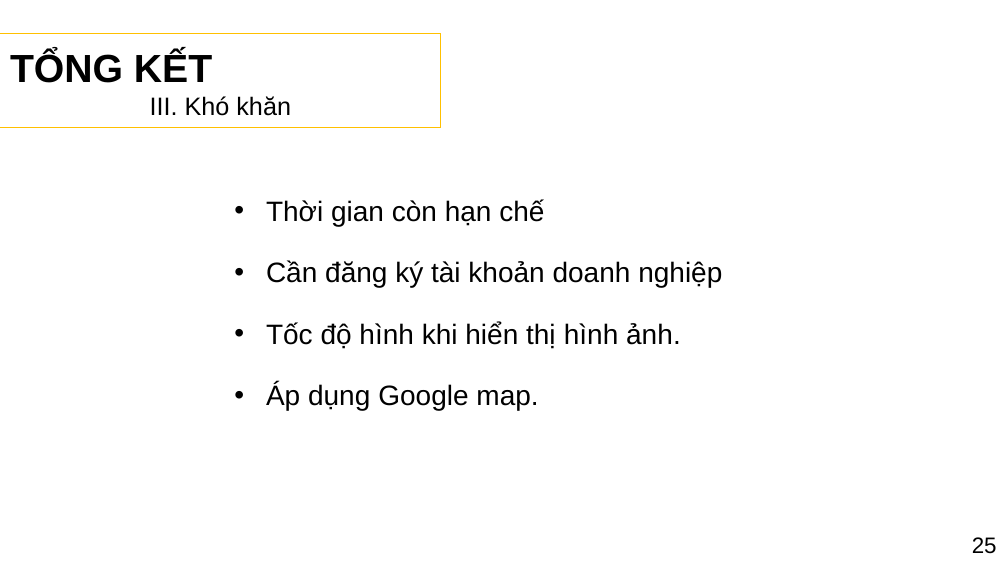
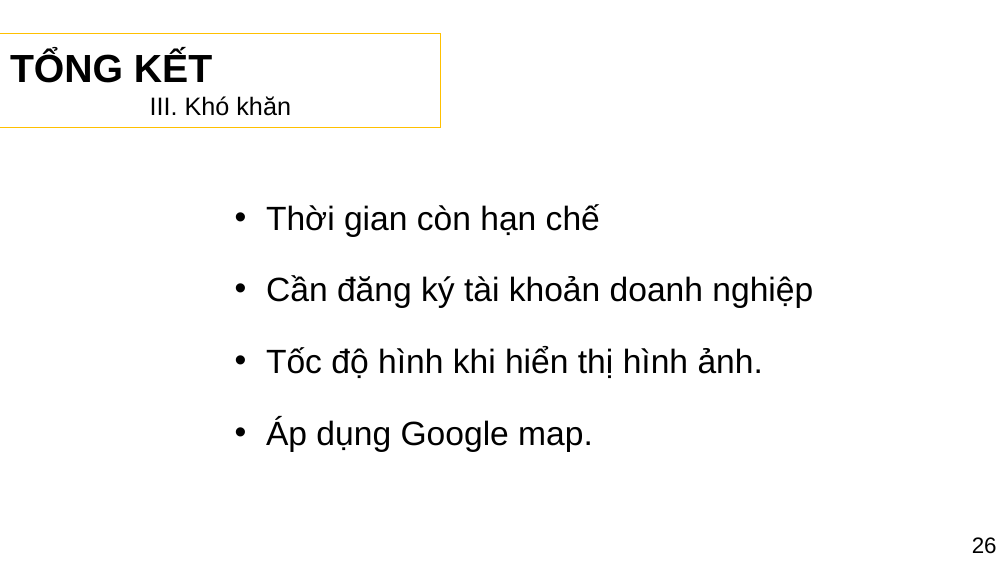
Before and after one commit to PhamHuynhThanhLam/Website_tim_kiem_dang_tin_nha_tro, a slide deck: slide 27 of PPTLCN.pptx (slide 26 before the commit). Drawn at 1008x567 pixels with LibreOffice and Linux fonts; fonts in the diff are those of the drawing; background and template pictures are left out. Boxes give left, top, right and bottom in pixels: in the first picture for what was removed or moved away, otherwise in the second. Text is boxed around its words. In the diff, an @@ line names an element or a change of style, - is before the commit and + after.

```diff
--- a/PPTLCN.pptx
+++ b/PPTLCN.pptx
@@ text "Thời gian còn hạn chế" at (266, 204, 813, 452): size 20 to 24 pt @@
@@ text at (972, 537, 997, 554): text changed @@
-25
+26
```
Also in this commit, not shown: 13 other slides changed, 3 slides added, 1 slide removed.
